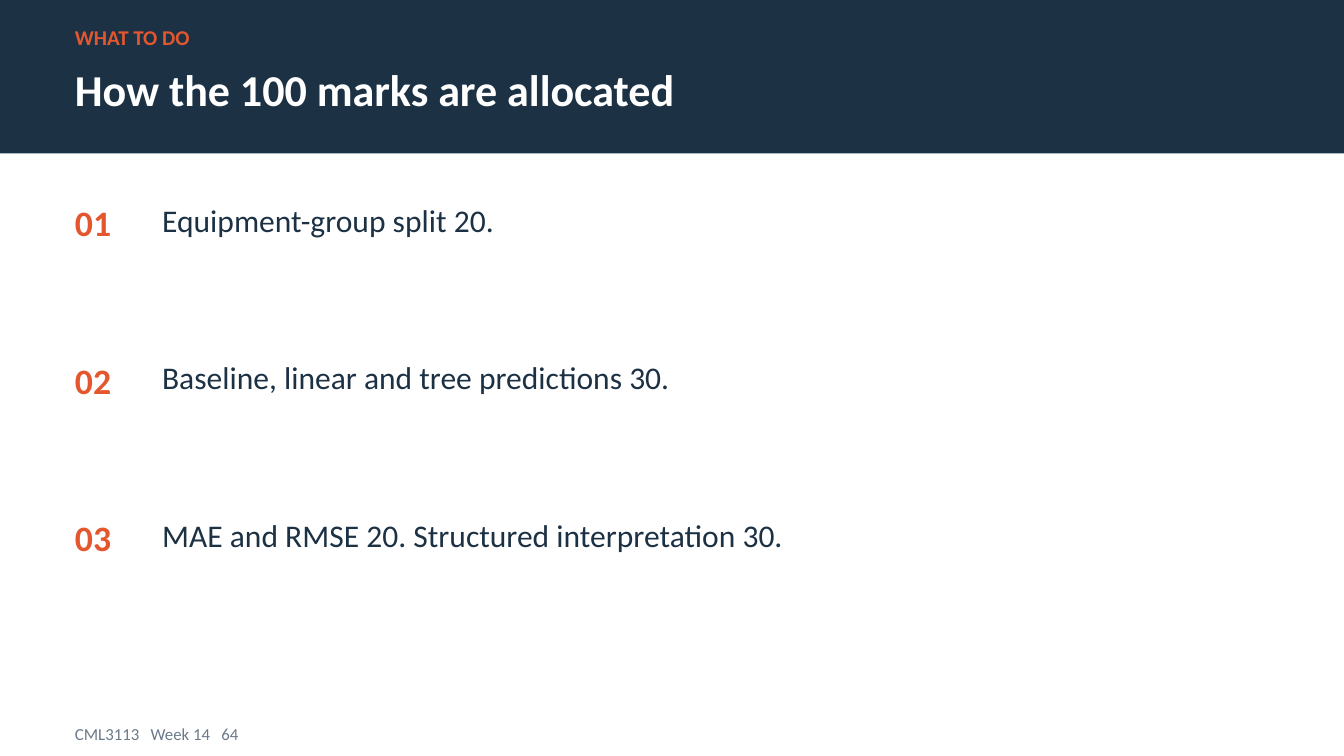
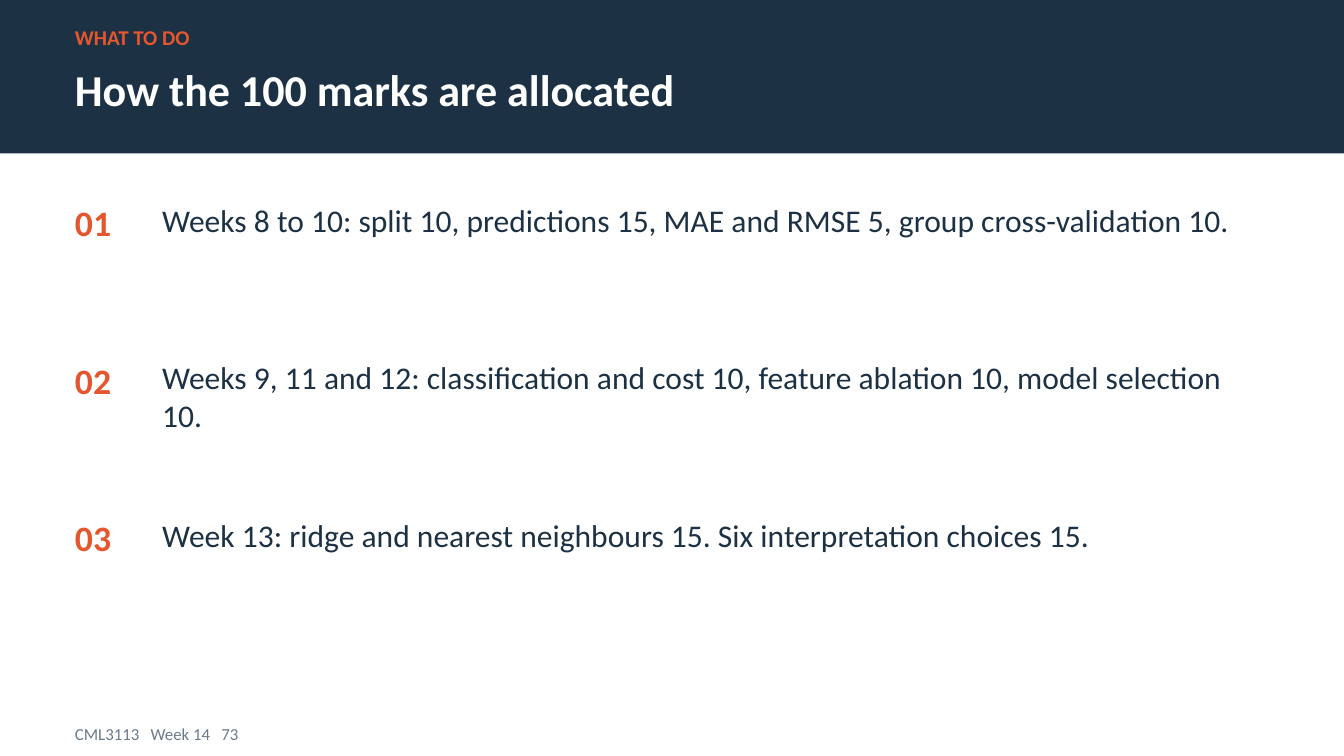
Before and after one commit to Jotham566/teaching-material, a slide deck: slide 73 of IUEA_Teaching_Plan/decks/CML3113_Week14_Mining_Petroleum.pptx (slide 64 before the commit). Drawn at 1344x756 pixels with LibreOffice and Linux fonts; fonts in the diff are those of the drawing. Boxes give left, top, right and bottom in pixels: in the first picture for what was removed or moved away, otherwise in the second. Text is boxed around its words. In the diff, an @@ line names an element or a change of style, - is before the commit and + after.

```diff
--- a/IUEA_Teaching_Plan/decks/CML3113_Week14_Mining_Petroleum.pptx
+++ b/IUEA_Teaching_Plan/decks/CML3113_Week14_Mining_Petroleum.pptx
@@ text at bbox=[162, 210, 1228, 238]: text changed @@
-Equipment-group split 20.
+Weeks 8 to 10: split 10, predictions 15, MAE and RMSE 5, group cross-validation 10.
@@ text at bbox=[162, 367, 1221, 427]: text changed @@
-Baseline, linear and tree predictions 30.
+Weeks 9, 11 and 12: classification and cost 10, feature ablation 10, model selection 10.
@@ text at bbox=[162, 525, 1089, 553]: text changed @@
-MAE and RMSE 20. Structured interpretation 30.
+Week 13: ridge and nearest neighbours 15. Six interpretation choices 15.
@@ text at bbox=[75, 728, 238, 740]: text changed @@
-CML3113 Week 14 64
+CML3113 Week 14 73
```
Also in this commit, not shown: 15 other slides changed, 9 slides added, 55 other files.
